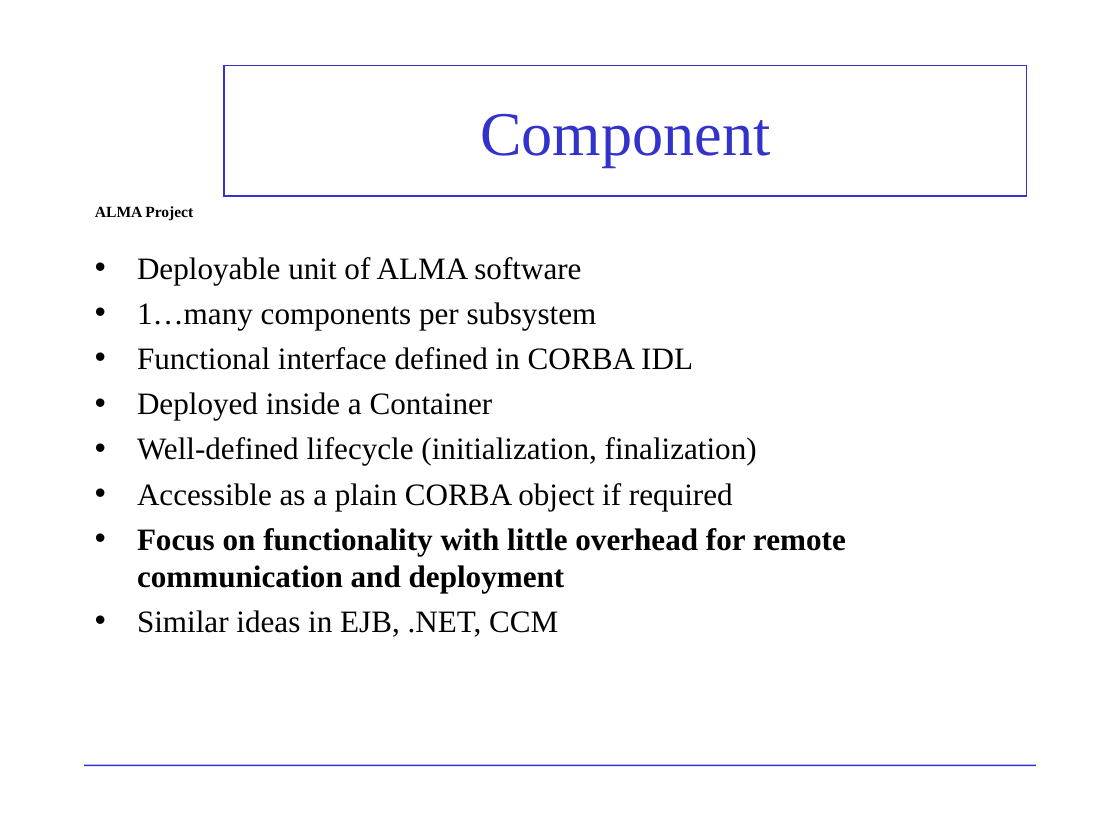
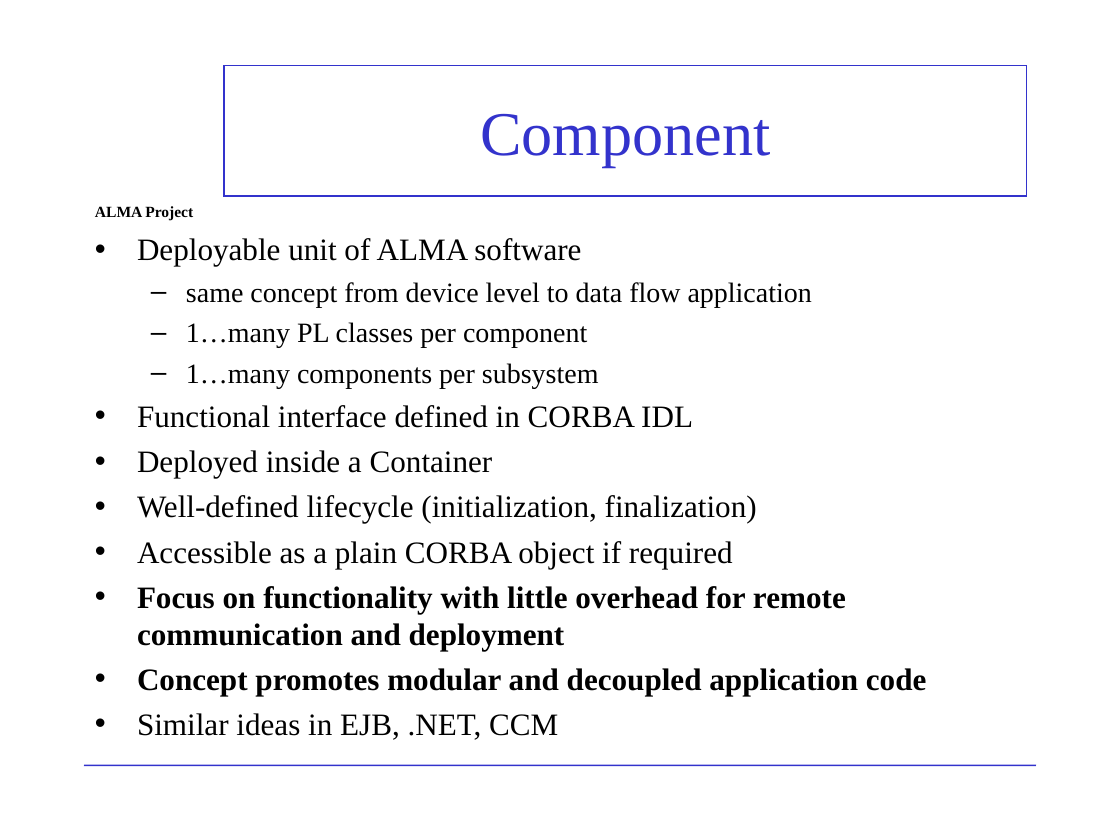
Before and after one commit to ACS-Community/ACS, a slide deck: slide 3 of Documents/ACS-Course/ACSCourse-01c-ContComp.ppt. Drawn at 1120x840 pixels with LibreOffice and Linux fonts; fonts in the diff are those of the drawing; background and template pictures are left out. Boxes give left, top, right and bottom in pixels: in the first picture for what was removed or moved away, otherwise in the second. Text is boxed around its words. In the diff, an @@ line names an element or a change of style, - is before the commit and + after.

```diff
--- a/Documents/ACS-Course/ACSCourse-01c-ContComp.ppt
+++ b/Documents/ACS-Course/ACSCourse-01c-ContComp.ppt
@@ text "Deployable unit of ALMA software" moved from (x1=137, y1=257, x2=846, y2=637) to (x1=137, y1=238, x2=926, y2=740) @@
@@ text at (x1=186, y1=282, x2=812, y2=348): paragraphs added @@
+  – same concept from device level to data flow application
+  – 1…many PL classes per component
@@ text at (x1=186, y1=363, x2=599, y2=388): size 20 to 18 pt in "1…many components per subsystem"; bullet • to –; list level 1 to 2 in "1…many components per subsystem" @@
@@ text at (x1=137, y1=668, x2=926, y2=696): paragraph added @@
+• Concept promotes modular and decoupled application code
```
Also in this commit, not shown: 3 other slides changed, 1 slide added, 1 slide removed.
